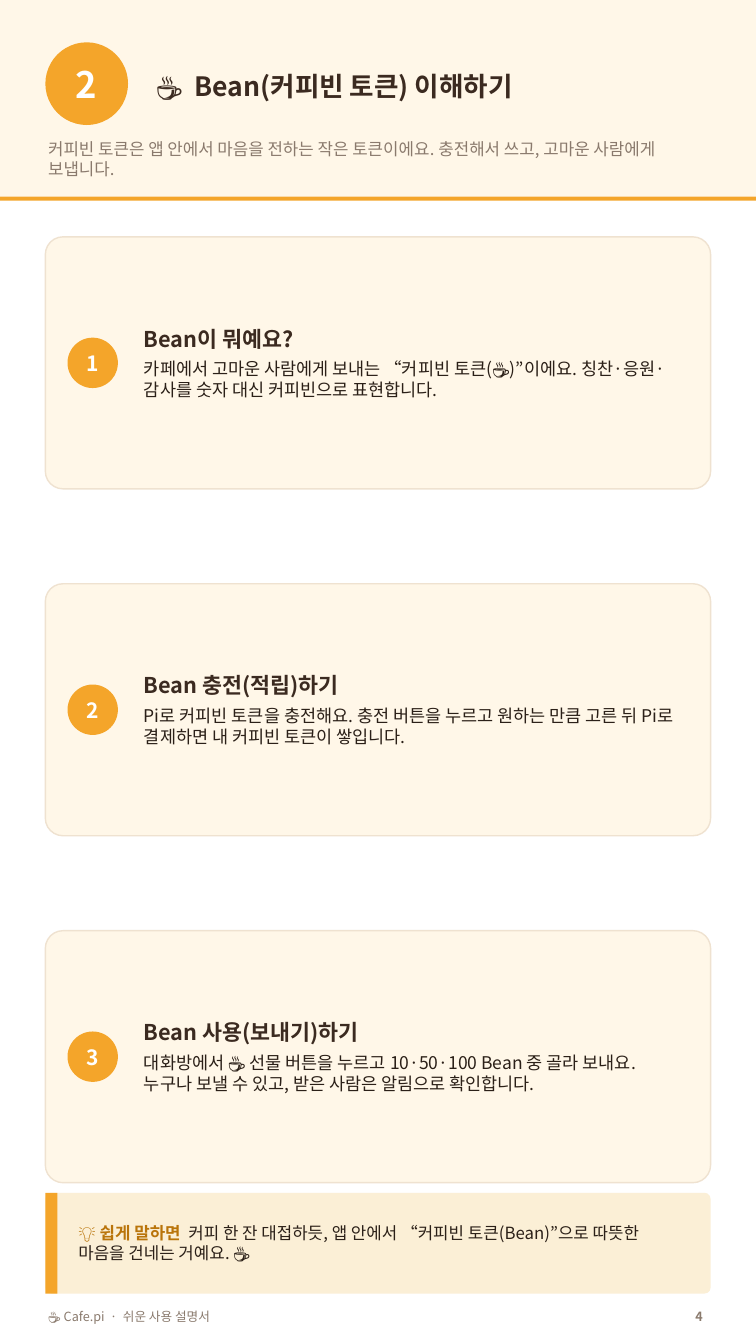
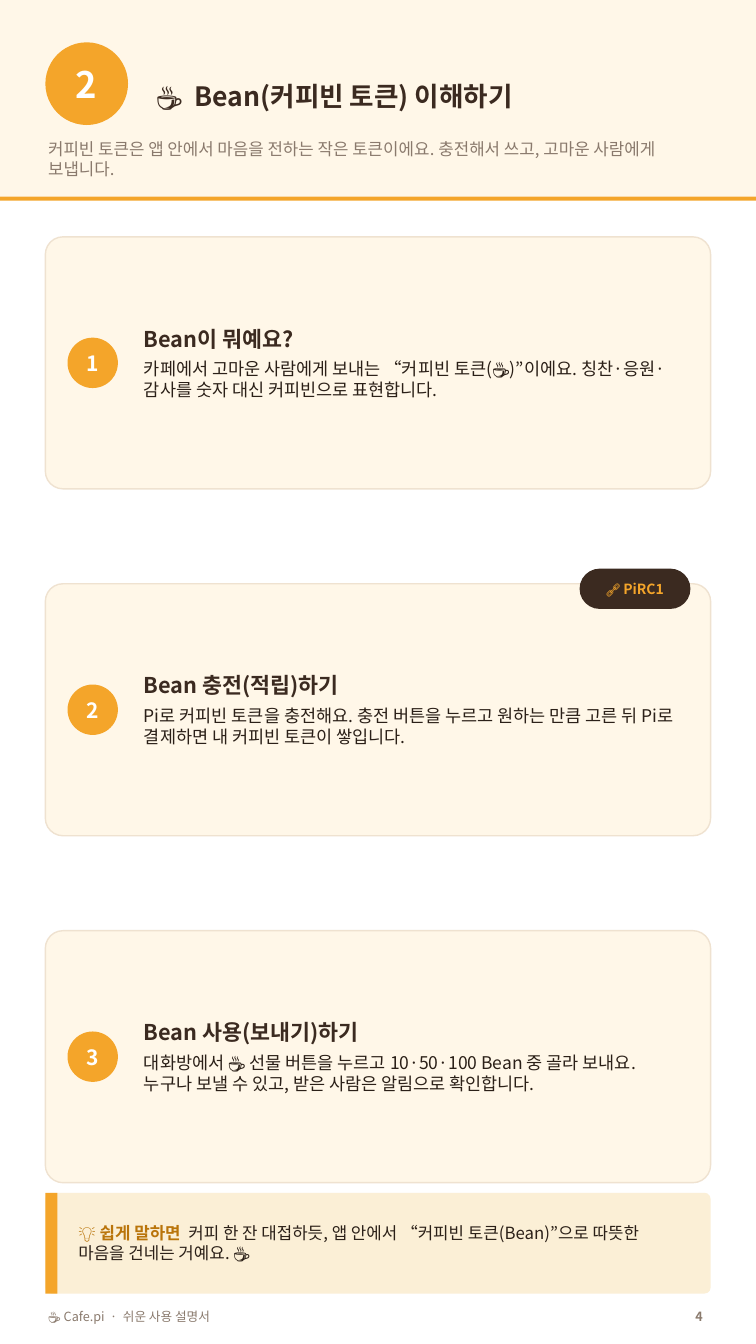
Before and after one commit to anakinwon/loginpi, a slide deck: slide 4 of docs/Cafe.pi_쉬운_사용자매뉴얼_세로.pptx. Drawn at 756x1344 pixels with LibreOffice and Linux fonts; fonts in the diff are those of the drawing. Boxes give left, top, right and bottom in pixels: in the first picture for what was removed or moved away, otherwise in the second. Text is boxed around its words. In the diff, an @@ line names an element or a change of style, - is before the commit and + after.

```diff
--- a/docs/Cafe.pi_쉬운_사용자매뉴얼_세로.pptx
+++ b/docs/Cafe.pi_쉬운_사용자매뉴얼_세로.pptx
@@ text "☕ Bean(커피빈 토큰) 이해하기": place and size @@
-text "☕ Bean(커피빈 토큰) 이해하기" at <box>195,73,513,102</box>
+text "☕ Bean(커피빈 토큰) 이해하기" at <box>195,83,513,112</box>
@@ rounded rectangle added at <box>580,569,690,609</box>, fill #3B2A20 @@
@@ text added at <box>623,582,663,594</box>, 10 pt, text #F4A52A, bold @@
+🔗 PiRC1
```
Also in this commit, not shown: 5 other slides changed.
